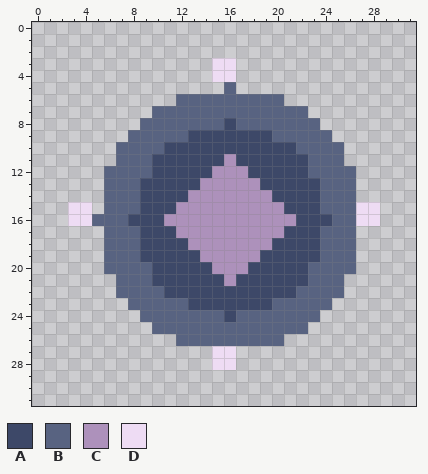
Two versions of one pixel-art file, game/assets/source/original_procedural/skill_node.aseprite. That is the earlier state.
32x32 pixels, 1 frame.
Palette (. is transparent): A #3d4868  B #586381  C #ad91bb  D #eedcf4
Pixels before, first column x 3:
 3 ............DD............
 4 ............DD............
 5 .............B............
 6 .........BBBBBBBBB........
 7 .......BBBBBBBBBBBBB......
 8 ......BBBBBBBABBBBBBB.....
 9 .....BBBBBAAAAAAABBBBB....
10 ....BBBBAAAAAAAAAAABBBB...
11 ....BBBAAAAAACAAAAAABBB...
12 ...BBBBAAAAACCCAAAAABBBB..
13 ...BBBAAAAACCCCCAAAAABBB..
14 ...BBBAAAACCCCCCCAAAABBB..
15 DD.BBBAAACCCCCCCCCAAABBBDD
16 DDBBBAAACCCCCCCCCCCAAABBDD
17 ...BBBAAACCCCCCCCCAAABBB..
18 ...BBBAAAACCCCCCCAAAABBB..
19 ...BBBAAAAACCCCCAAAAABBB..
20 ...BBBBAAAAACCCAAAAABBBB..
21 ....BBBAAAAAACAAAAAABBB...
22 ....BBBBAAAAAAAAAAABBBB...
23 .....BBBBBAAAAAAABBBBB....
24 ......BBBBBBBABBBBBBB.....
25 .......BBBBBBBBBBBBB......
26 .........BBBBBBBBB........
27 ............DD............
28 ............DD............
New version:
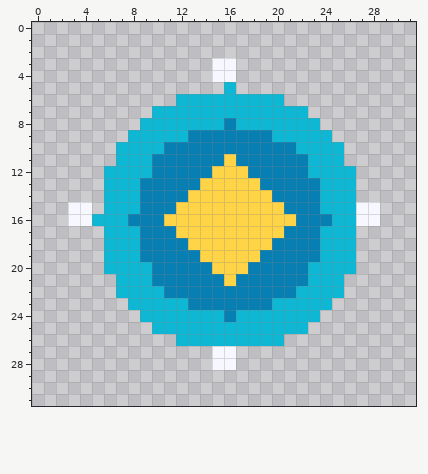
The edit:
colour A: #3d4868 -> #087fb2
colour B: #586381 -> #0eb8d4
colour C: #ad91bb -> #ffd447
colour D: #eedcf4 -> #f6f7ff
Where, in picture pixels (left, top, right, bottom), the same in both pictures:
changed: (68, 58, 380, 370)
